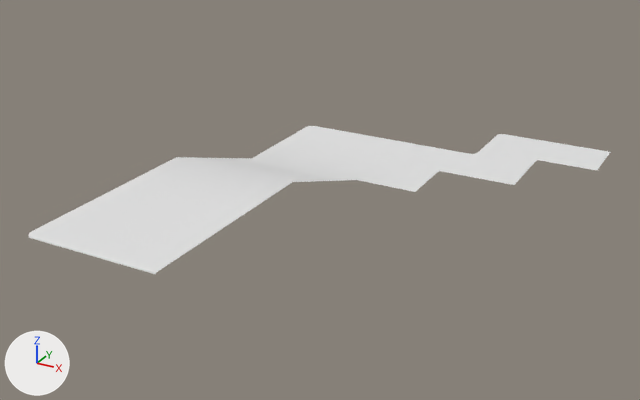
One commit to the FBX model Content/Assets/Models/FloorEdgeC_003.FBX: the scene before it, then after it.
One viewpoint serves both versions: a camera (50 mm lens) standing at (212.0, -399.0, 169.0) and looking at (32.0, -71.0, 5.0). Arrows for +X, +Y and +Z are at lower left; the lights stay in place. Where no turn or scale is listed for an object, it has been applied to the vertices.

Script lines for the objects in view, before the commit:
```python
me_flooredgec_003_ncl1_1 = bpy.data.meshes.new('FloorEdgeC_003_ncl1_1')
me_flooredgec_003_ncl1_1.from_pydata(...)  # 422 vertices, 771 faces; spans x -31.0..133.0, y -188.0..71.0, z -1.0..22.0
ob_flooredgec_003 = bpy.data.objects.new('FloorEdgeC_003', me_flooredgec_003_ncl1_1)
ob_flooredgec_003.location = (0.0, 0.0, 0.0)
```
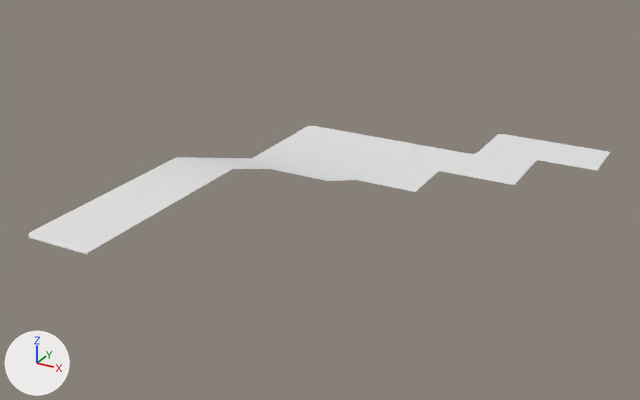
Boxes (x1, y1, x2, y2) around the edits, measured in the pictures (640 x 400 px):
'FloorEdgeC_003', reshaped (13% shorter): before (28, 126, 611, 275); after (28, 126, 611, 255)
part 1 of me_flooredgec_003_ncl1_1, deleted: before (87, 169, 325, 275)

What changed in the scene script:
```text
Change me_flooredgec_003_ncl1_1:
    used by ob_flooredgec_003; location = (0.0, 0.0, 0.0)
    remove me_flooredgec_003_ncl1_1.from_pydata(...)  # 422 vertices, 771 faces; spans x -31.0..133.0, y -188.0..71.0, z -1.0..22.0
    add me_flooredgec_003_ncl1_1.from_pydata(...)  # 410 vertices, 747 faces; spans x -31.0..133.0, y -188.0..71.0, z -1.0..22.0
    me_flooredgec_003_ncl1_1 part 1
    12 vertices are removed from x 31.0, y -188.0..-94.0, z 21.0..22.0
    24 faces are deleted
```
